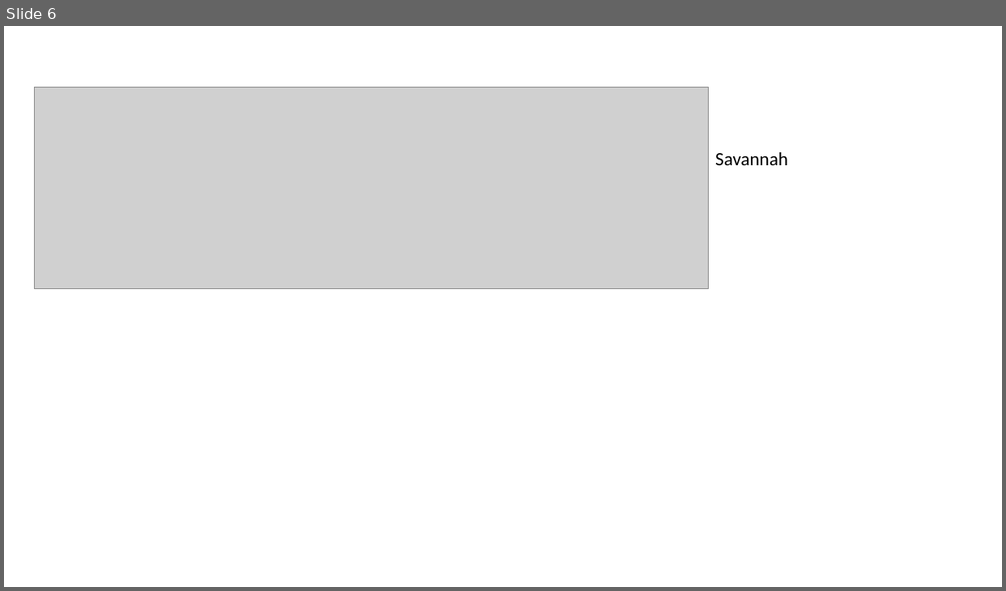
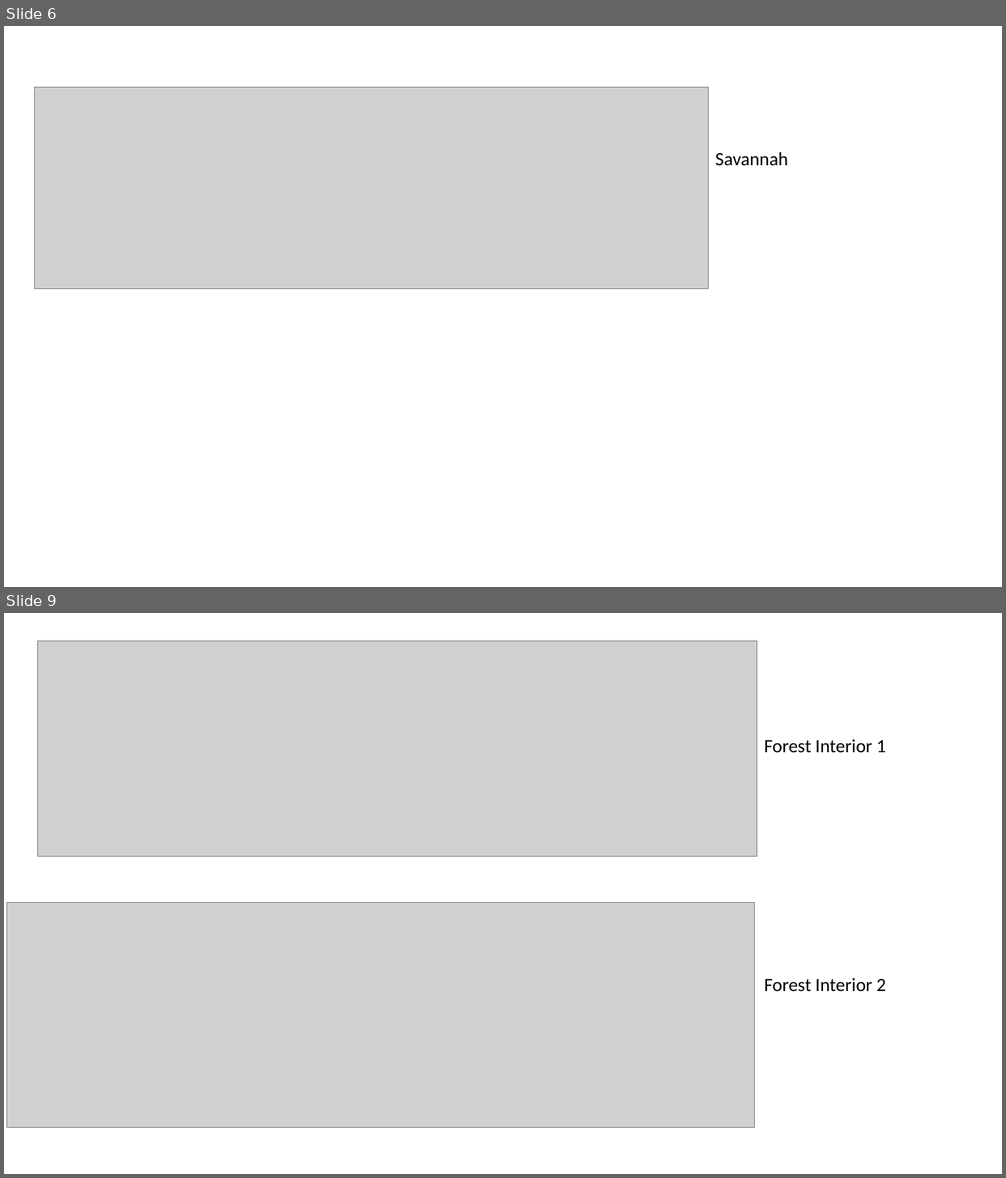
Before and after one commit to rosehanuy/soil-flux-nybg, a slide deck: Chamber_Temp_Plots.pptx. Shown one above the other, each under a label of ours: slide 6 before the commit, slides 6 and 9 after it; the slides between them are not shown. The pictures are 1006x591 and 1006x1178 pixels, drawn with LibreOffice and Linux fonts; fonts in the diff are those of the drawing; grey boxes stand for pictures. Boxes give left, top, right and bottom in pixels: in the first picture for what was removed or moved away, otherwise in the second. Text is boxed around its words. In the diff, an @@ line names an element or a change of style, - is before the commit and + after.

```diff
--- a/Chamber_Temp_Plots.pptx
+++ b/Chamber_Temp_Plots.pptx
@@ slide 9 added at (4,613,1002,1174), background #FFFFFF @@
@@ picture added at (38,641,757,856) @@
@@ text added at (764,739,886,752), 18 pt, text #000000 @@
+Forest Interior 1
@@ picture added at (6,903,755,1127) @@
@@ text added at (764,978,886,991), 18 pt, text #000000 @@
+Forest Interior 2
```
Also in this commit, not shown: 1 slide changed, 10 other slides added, 2 other files.
